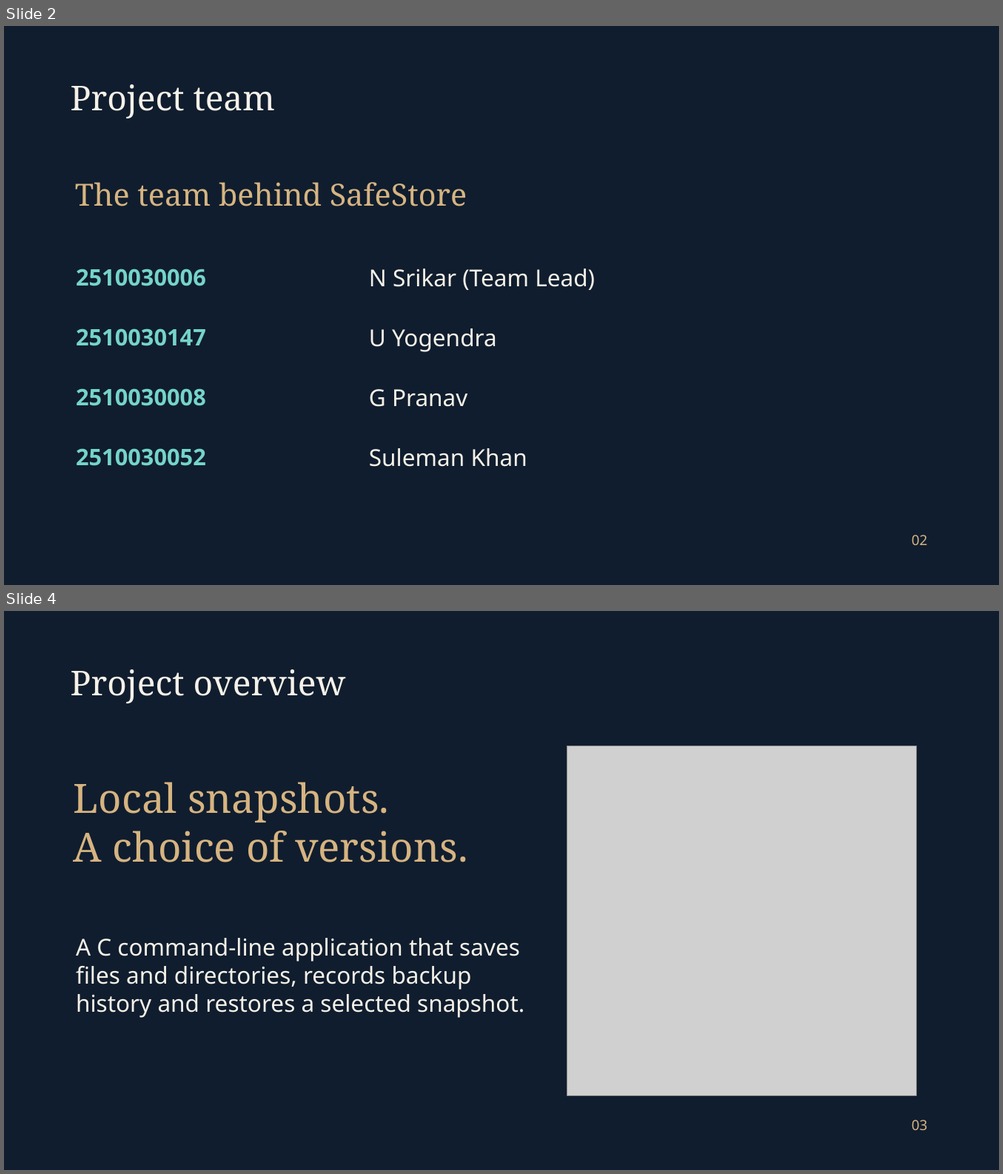
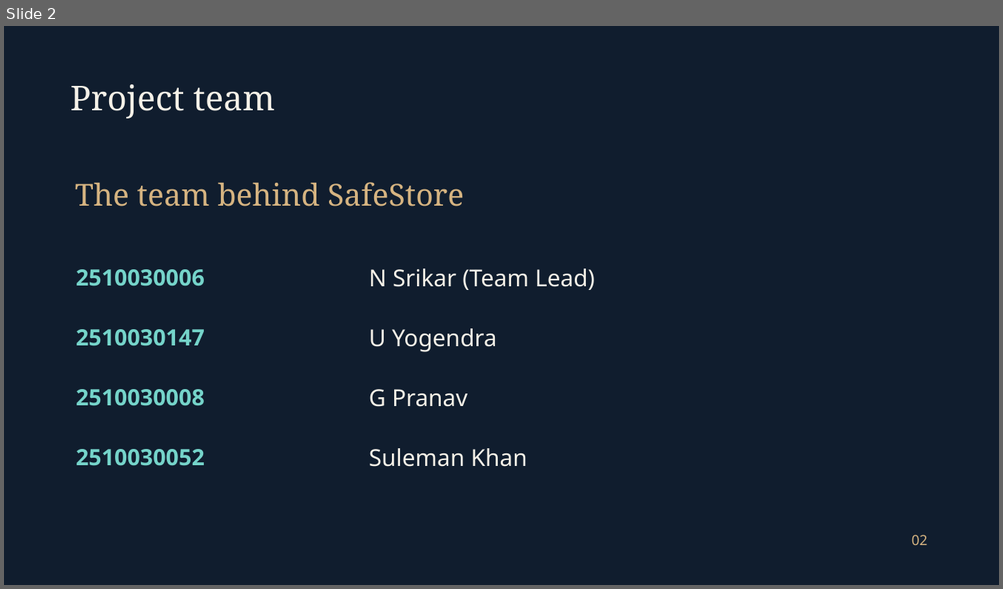
Before and after one commit to srikar0006/safestore, a slide deck: Presentations/SafeStore_Final.pptx. Shown one above the other, each under a label of ours: slides 2 and 4 before the commit, slide 2 after it; the slides between them are not shown. The pictures are 1003x1174 and 1003x589 pixels, drawn with LibreOffice and Linux fonts; fonts in the diff are those of the drawing; grey boxes stand for pictures; background and template pictures are left out. Boxes give left, top, right and bottom in pixels: in the first picture for what was removed or moved away, otherwise in the second. Text is boxed around its words. In the diff, an @@ line names an element or a change of style, - is before the commit and + after.

```diff
--- a/Presentations/SafeStore_Final.pptx
+++ b/Presentations/SafeStore_Final.pptx
@@ slide 4 removed at <box>4,611,999,1170</box>, background picture (left out) @@
@@ text removed at <box>71,669,346,703</box> @@
-Project overview
@@ picture removed at <box>566,746,916,1096</box> @@
@@ text removed at <box>74,782,468,863</box> @@
-Local snapshots.
-A choice of versions.
@@ text removed at <box>76,938,524,1018</box> @@
-A C command-line application that saves files and directories, records backup history and restores a selected snapshot.
@@ text removed at <box>911,1120,928,1130</box> @@
-03
@@ slide 2 changed as well @@
@@ text "The team behind SafeStore" at <box>75,182,464,207</box>: size 29.5 to 29.2 pt @@
@@ size 22 to 21.8 pt in 4 elements at <box>76,269,205,286</box>, <box>76,329,205,346</box>, <box>76,389,205,406</box>, <box>76,449,205,466</box> @@
```
Also in this commit, not shown: 5 other slides changed, 3 slides added, 12 other slides removed.
